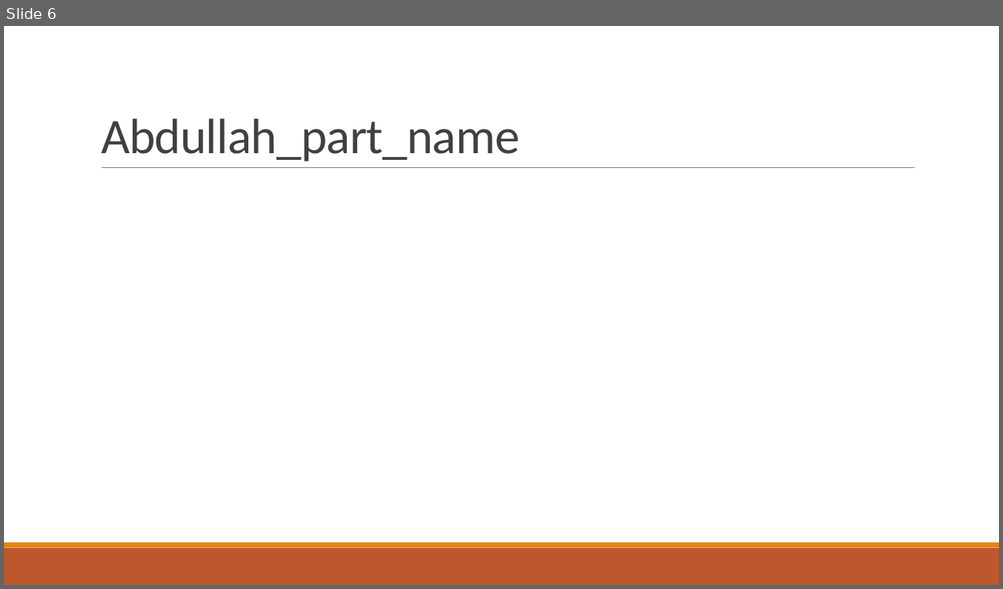
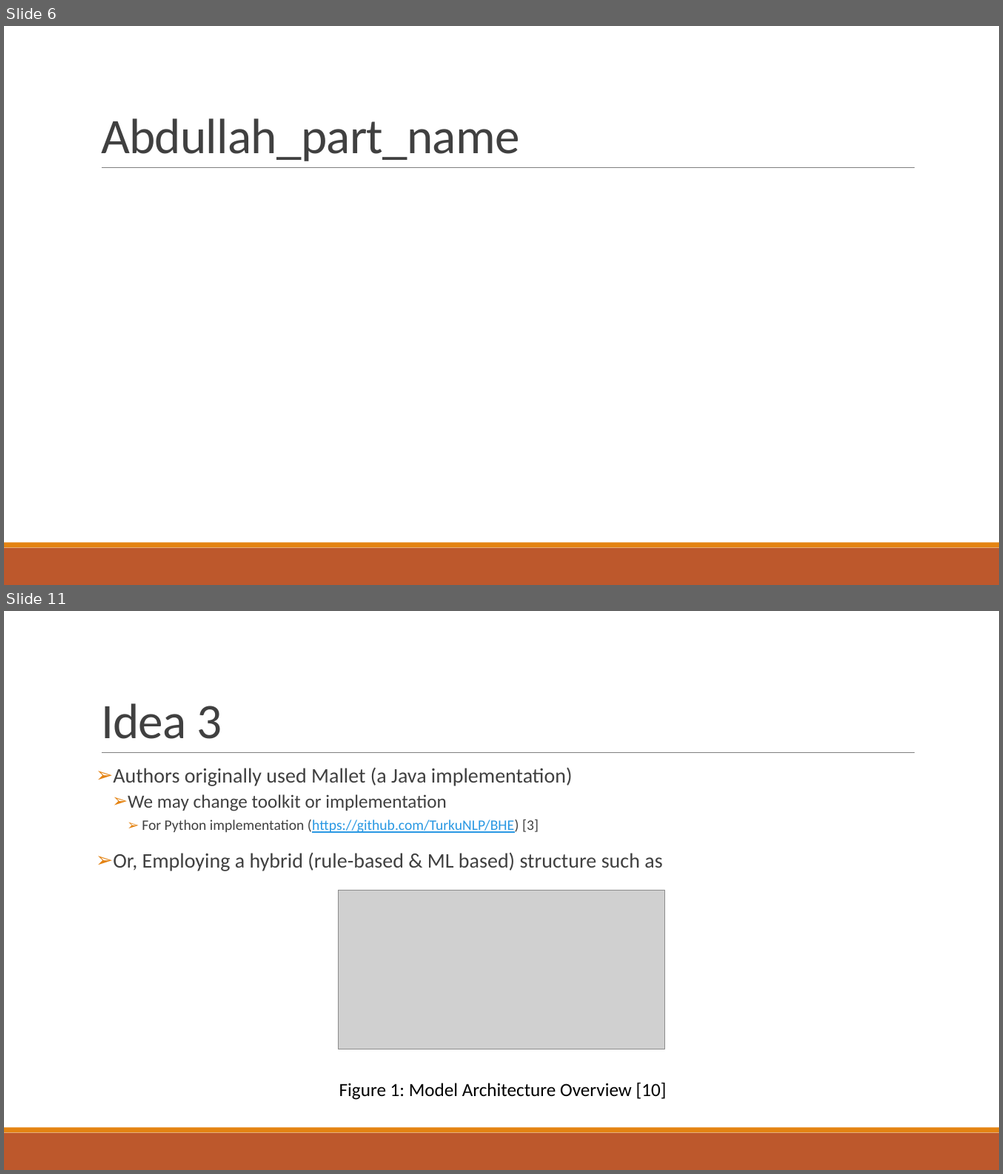
Before and after one commit to abdullahyldz/Cmpe493TermProject, a slide deck: Slides/Can Deveci.pptx. Shown one above the other, each under a label of ours: slide 6 before the commit, slides 6 and 11 after it; the slides between them are not shown. The pictures are 1003x589 and 1003x1174 pixels, drawn with LibreOffice and Linux fonts; fonts in the diff are those of the drawing; grey boxes stand for pictures. Boxes give left, top, right and bottom in pixels: in the first picture for what was removed or moved away, otherwise in the second. Text is boxed around its words. In the diff, an @@ line names an element or a change of style, - is before the commit and + after.

```diff
--- a/Slides/Can Deveci.pptx
+++ b/Slides/Can Deveci.pptx
@@ slide 11 added at (4,611,999,1170), background #FFFFFF; not listed: 3 template elements that a slide beside it also shows @@
@@ title added at (101,703,222,739), 48 pt, text #404040 @@
+Idea 3
@@ text added at (113,767,662,871), 20 pt, text #404040 @@
+➢ Authors originally used Mallet (a Java implementation)
+  ➢ We may change toolkit or implementation
+    ➢ For Python implementation (https://github.com/TurkuNLP/BHE) [3]
+➢ Or, Employing a hybrid (rule-based & ML based) structure such as
@@ picture added at (338,891,664,1050) @@
@@ text added at (339,1082,666,1100), 18 pt, text #000000 @@
+Figure 1: Model Architecture Overview [10]
```
Also in this commit, not shown: 6 slides changed, 1 other slide added, 11 other files.
